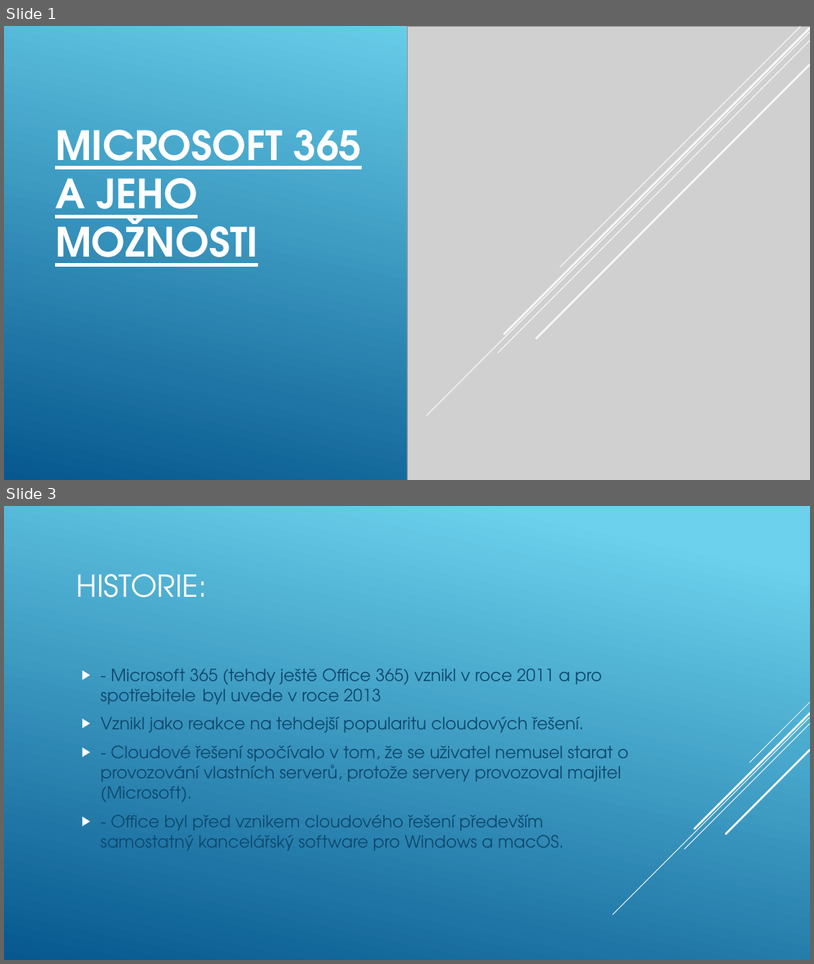
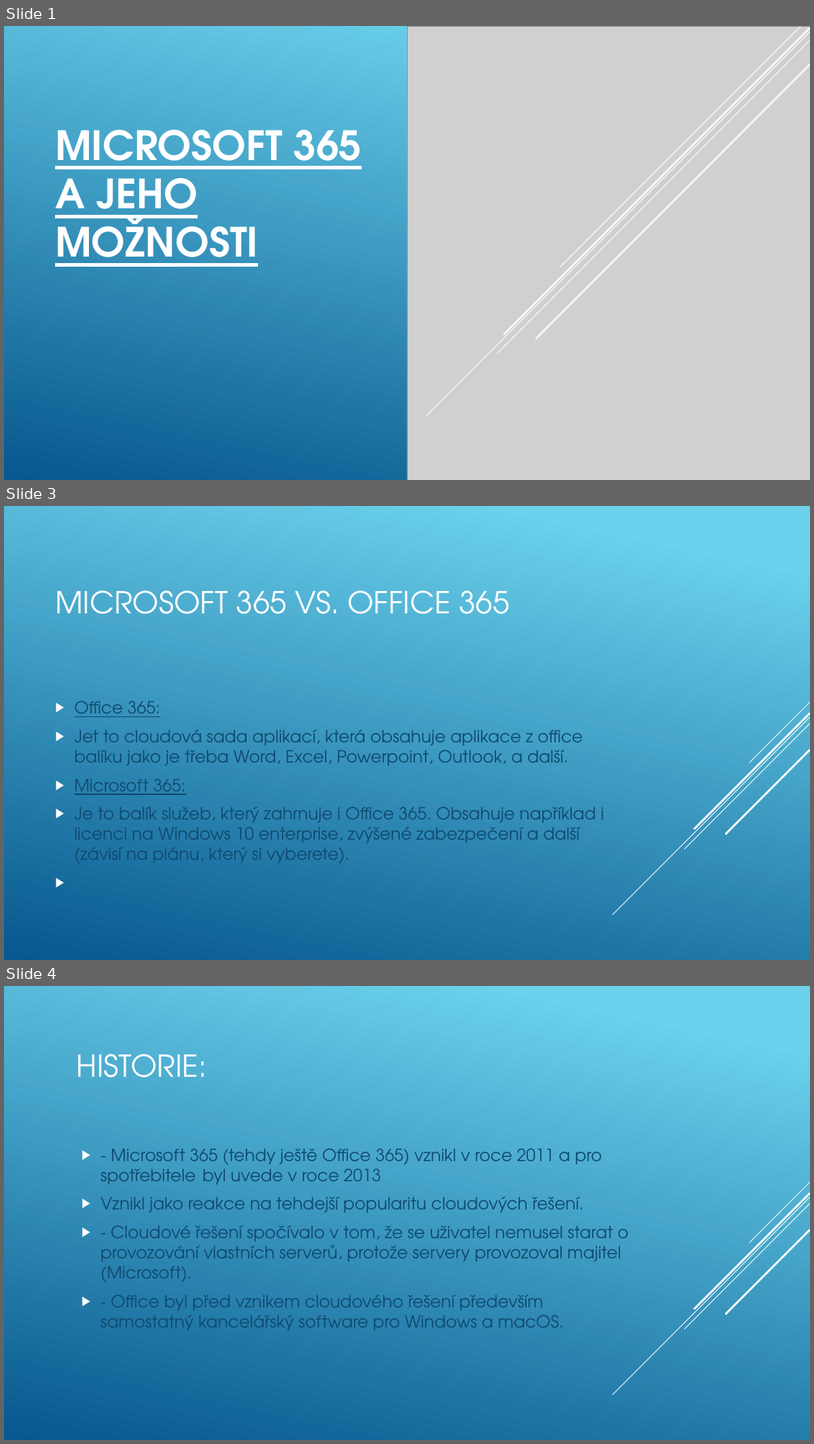
Before and after one commit to machacekadam/Office-365-a-jeho-mo-nosti, a slide deck: Machacek.pptx. Shown one above the other, each under a label of ours: slides 1 and 3 before the commit, slides 1, 3 and 4 after it; the slides between them are not shown. The pictures are 814x964 and 814x1444 pixels, drawn with LibreOffice and Linux fonts; fonts in the diff are those of the drawing; grey boxes stand for pictures. Boxes give left, top, right and bottom in pixels: in the first picture for what was removed or moved away, otherwise in the second. Text is boxed around its words. In the diff, an @@ line names an element or a change of style, - is before the commit and + after.

```diff
--- a/Machacek.pptx
+++ b/Machacek.pptx
@@ slide 3 added at (x1=4, y1=506, x2=810, y2=960), background gradient #6ED2EB to #06588E; not listed: 5 template elements that a slide beside it also shows @@
@@ title added at (x1=55, y1=590, x2=509, y2=614), 36 pt, text #FFFFFF @@
+MICROSOFT 365 VS. OFFICE 365
@@ text added at (x1=75, y1=701, x2=604, y2=863), 20 pt, text #0F496F @@
+▶ Office 365:
+▶ Jet to cloudová sada aplikací, která obsahuje aplikace z office balíku jako je třeba Word, Excel, Powerpoint, Outlook, a další.
+▶ Microsoft 365:
+▶ Je to balík služeb, který zahrnuje i Office 365. Obsahuje například i licenci na Windows 10 enterprise, zvýšené zabezpečení a další (závisí na plánu, který si vyberete).
@@ what was slide 3 is now slide 4 @@
```
Also in this commit, not shown: 4 slides changed, 1 other slide added.
